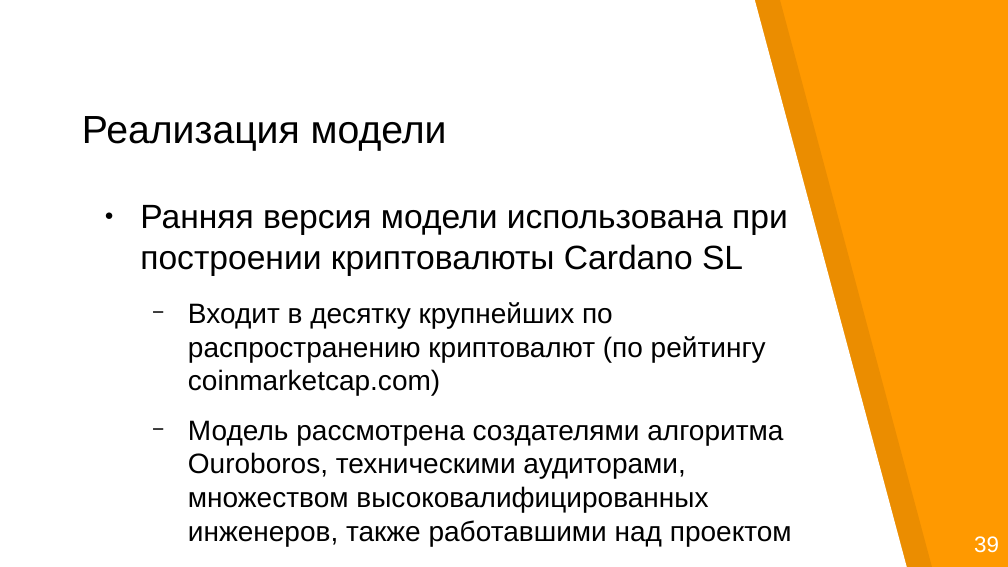
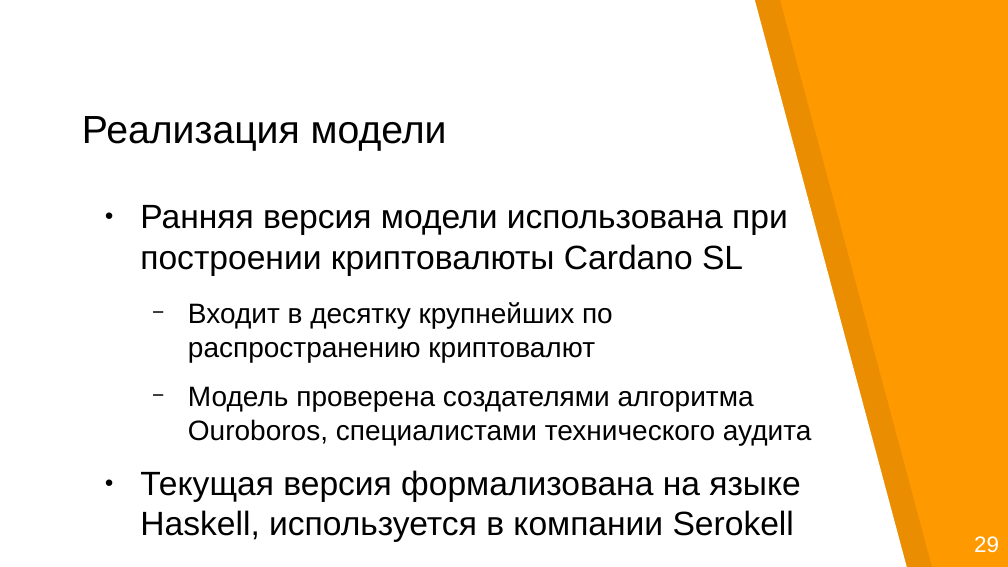
Before and after one commit to georgeee/itmo-master-thesis, a slide deck: slide 26 of presentation.odp (slide 35 before the commit). Drawn at 1008x567 pixels with LibreOffice and Linux fonts; fonts in the diff are those of the drawing. Boxes give left, top, right and bottom in pixels: in the first picture for what was removed or moved away, otherwise in the second. Text is boxed around its words. In the diff, an @@ line names an element or a change of style, - is before the commit and + after.

```diff
--- a/presentation.odp
+++ b/presentation.odp
@@ text at (140, 302, 812, 542): text changed @@
-  − Входит в десятку крупнейших по распространению криптовалют (по рейтингу coinmarketcap.com)
-  − Модель рассмотрена создателями алгоритма Ouroboros, техническими аудиторами, множеством высоковалифицированных инженеров, также работавшими над проектом
+  − Входит в десятку крупнейших по распространению криптовалют
+  − Модель проверена создателями алгоритма Ouroboros, специалистами технического аудита
+● Текущая версия формализована на языке Haskell, используется в компании Serokell
@@ text at (974, 536, 999, 553): text changed @@
-39
+29
```
Also in this commit, not shown: 22 other slides changed, 2 slides added, 12 slides removed.
